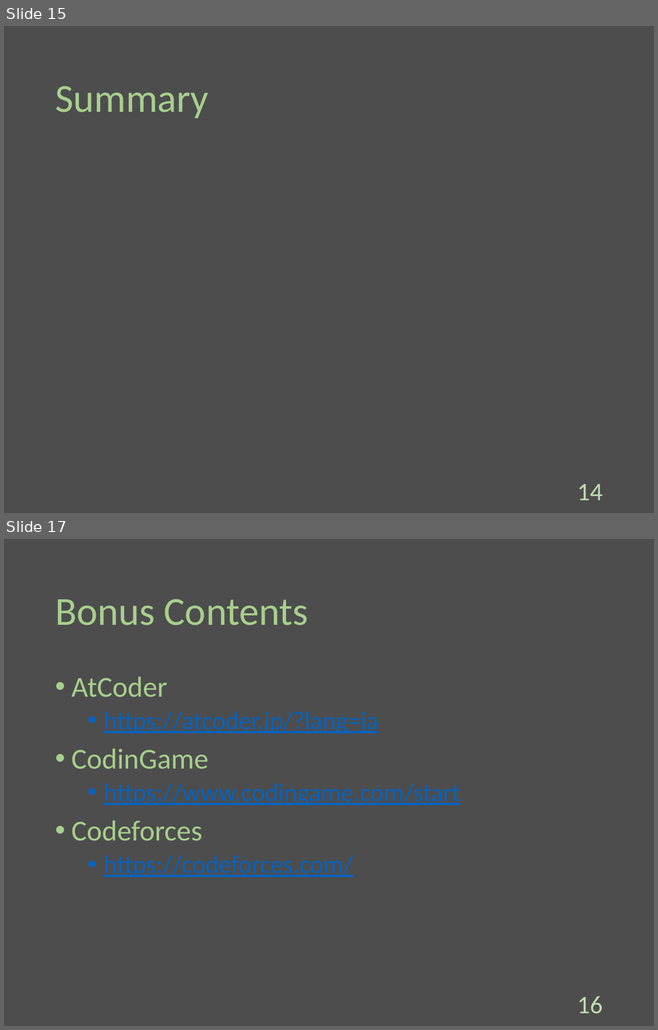
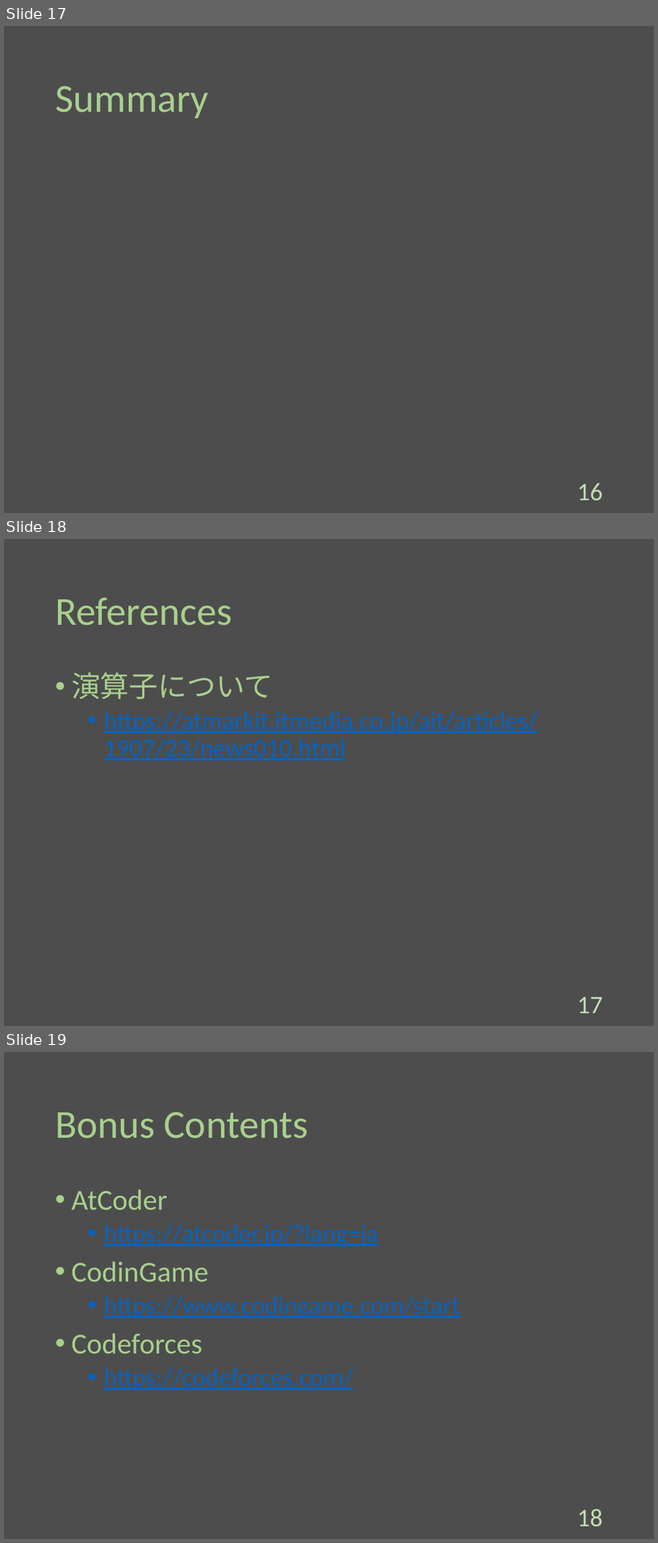
Before and after one commit to Melbeck777/program_seminar, a slide deck: ProgramSlide.pptx. Shown one above the other, each under a label of ours: slides 15 and 17 before the commit, slides 17, 18 and 19 after it; the slides between them are not shown. The pictures are 658x1030 and 658x1543 pixels, drawn with LibreOffice and Linux fonts; fonts in the diff are those of the drawing. Boxes give left, top, right and bottom in pixels: in the first picture for what was removed or moved away, otherwise in the second. Text is boxed around its words. In the diff, an @@ line names an element or a change of style, - is before the commit and + after.

```diff
--- a/ProgramSlide.pptx
+++ b/ProgramSlide.pptx
@@ slide 18 added at (4, 539, 654, 1026), background #4D4D4D @@
@@ title added at (55, 598, 232, 625), 44 pt, text #A8D08D @@
+References
@@ text added at (71, 672, 537, 761), 28 pt, text #0563C1, underline @@
+• 演算子について
+  • https://atmarkit.itmedia.co.jp/ait/articles/1907/23/news010.html
@@ page number added at (577, 997, 603, 1013), 28 pt, text #C3DDB3 @@
+17
@@ what was slide 15 is now slide 17 @@
@@ page number at (577, 483, 603, 501): text changed @@
-14
+16
@@ what was slide 17 is now slide 19 @@
@@ page number at (577, 1509, 603, 1527): text changed @@
-16
+18
```
Also in this commit, not shown: 1 slide changed, 3 other slides added, 2 slides removed.
